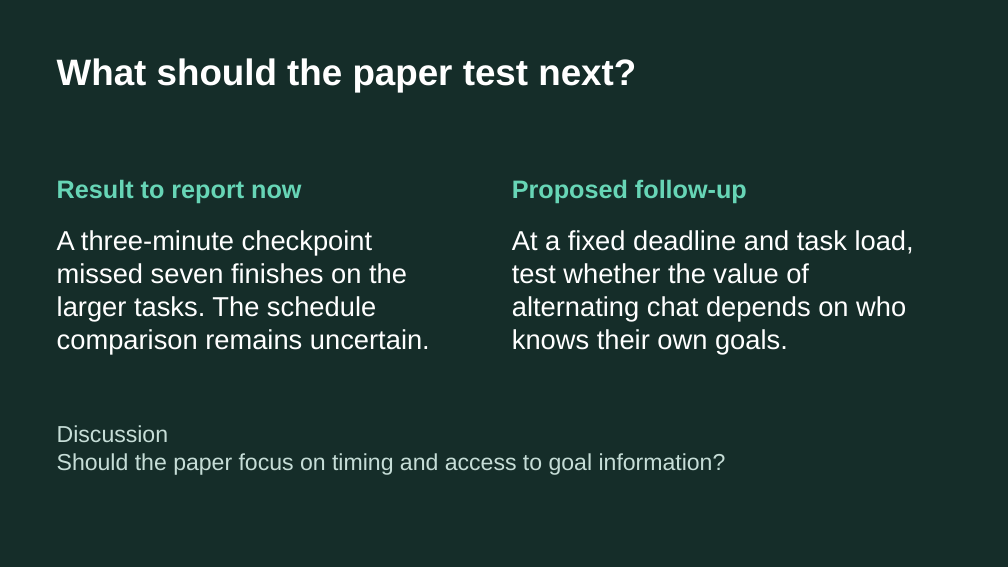
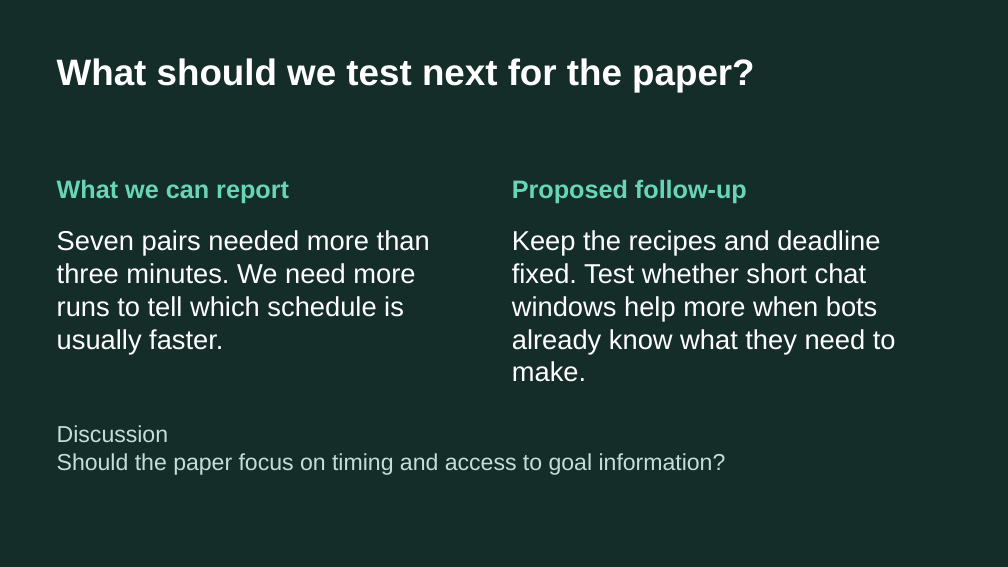
Before and after one commit to Xenoxort/la_minecraft, a slide deck: slide 7 of studies/timing-paper/MineCollab-Research-Update-2026-11-25.pptx (slide 6 before the commit). Drawn at 1008x567 pixels with LibreOffice and Linux fonts; fonts in the diff are those of the drawing. Boxes give left, top, right and bottom in pixels: in the first picture for what was removed or moved away, otherwise in the second. Text is boxed around its words. In the diff, an @@ line names an element or a change of style, - is before the commit and + after.

```diff
--- a/studies/timing-paper/MineCollab-Research-Update-2026-11-25.pptx
+++ b/studies/timing-paper/MineCollab-Research-Update-2026-11-25.pptx
@@ text at <box>57,58,754,92</box>: text changed @@
-What should the paper test next?
+What should we test next for the paper?
@@ text at <box>57,179,289,203</box>: text changed @@
-Result to report now
+What we can report
@@ text at <box>57,230,430,353</box>: text changed @@
-A three-minute checkpoint missed seven finishes on the larger tasks. The schedule comparison remains uncertain.
+Seven pairs needed more than three minutes. We need more runs to tell which schedule is usually faster.
@@ text at <box>512,230,896,353</box>: text changed @@
-At a fixed deadline and task load, test whether the value of alternating chat depends on who knows their own goals.
+Keep the recipes and deadline fixed. Test whether short chat windows help more when bots already know what they need to make.
```
Also in this commit, not shown: 6 other slides changed, 1 slide added, 1 other file.
